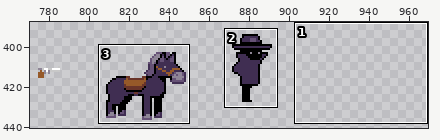
One commit to this pixel-art file: Assets/art/Sprite-0002.aseprite. Above, an overview of the earlier version with the close-up marked.
Close-up. The starting point:
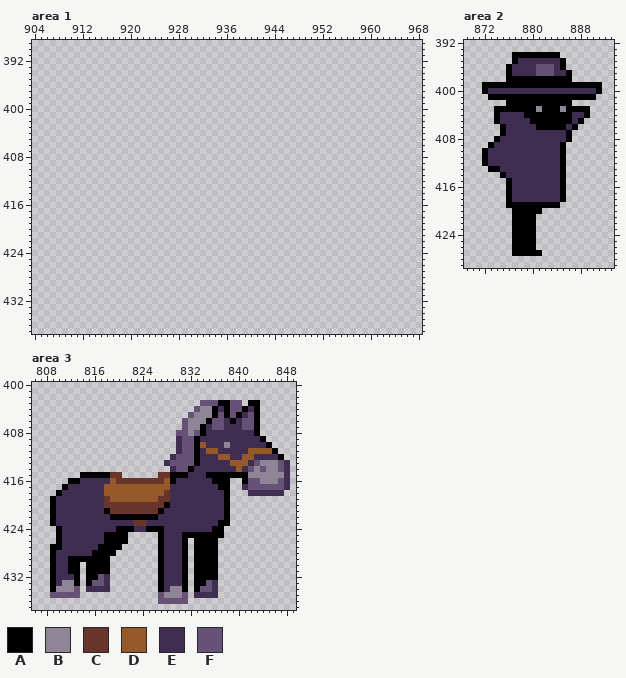
1400x756 pixels, 1 frame. Shown: area 1: x 904..968, y 389..437; area 2: x 869..893, y 392..429; area 3: x 806..849, y 400..437. The wide view leaves out empty margins.
Palette (. is transparent): A #000000  B #8e8596  C #693429  D #965929  E #402e52  F #665276
Now the later version:
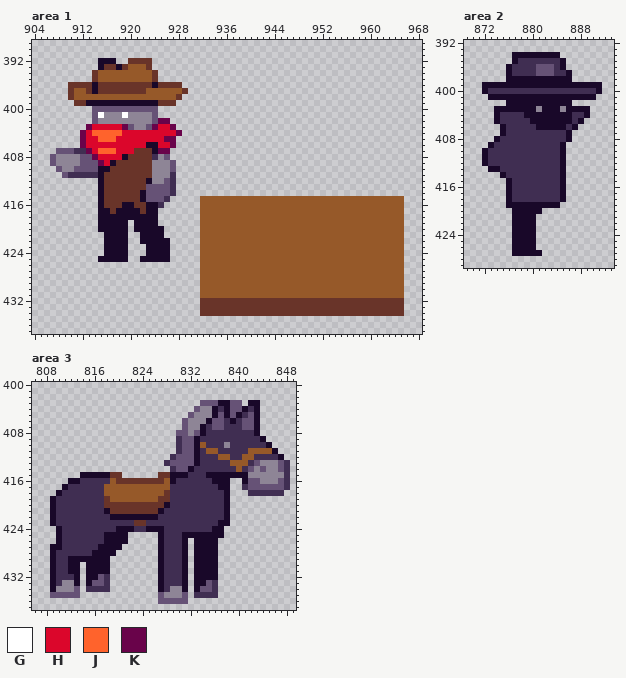
Colours new in this view: G #ffffff  H #db062b  J #ff632c  K #69034a
The exact change:
colour A: #000000 -> #190829
Changed rows in their new state; - is a pixel that keeps its letter.
Area 1:
first column x 907:
392 --------AAA--CCCC------------------------------------------
393 --------ACCACDDDC------------------------------------------
394 -------CDDDDDDDDDC-----------------------------------------
395 -------CDDDDDDDDDC-----------------------------------------
396 ---CCCCACCCCCCCCCACCCC-------------------------------------
397 ---CDDCACCCCCCCCDDDDDDC------------------------------------
398 ---CDDDDDDDDDDDDDDDDDC-------------------------------------
399 ----CCAAAAAAAAAAAACCC--------------------------------------
400 -------FFFFFFFFFFF-----------------------------------------
401 -------FGBBBGBBBBF-----------------------------------------
402 -------FBBBBBBBBBFKK---------------------------------------
403 ------KHHHHHKFBBFKHHK--------------------------------------
404 -----KHJJJJJHHHHHHHHHK-------------------------------------
405 -----KHHJJJHHHHHHHHKK--------------------------------------
406 -----KHHHHHHHHHHAAHHK--------------------------------------
407 -FFFEEKHJJJHHHCCCAKK---------------------------------------
408 FBBBBFFKHHHHACCCCEBF---------------------------------------
409 FBBBBFFFKHACCCCCCBBBF--------------------------------------
410 -FBBFFFFAACCCCCCCBBBF--------------------------------------
411 --FEEEEEACCCCCCCCBBBE--------------------------------------
412 --------ACCCCCCCABBFE--------------------------------------
413 --------ACCCCCCCFFFFE--------------------------------------
414 --------ACCCCCCAFFFFE--------------------------------------
415 --------ACCCCCCAFFFE-----DDDDDDDDDDDDDDDDDDDDDDDDDDDDDDDDDD
416 --------ACCCAACCAAE------DDDDDDDDDDDDDDDDDDDDDDDDDDDDDDDDDD
417 --------AACAAAACAA-------DDDDDDDDDDDDDDDDDDDDDDDDDDDDDDDDDD
418 --------AAAAAAAAAA-------DDDDDDDDDDDDDDDDDDDDDDDDDDDDDDDDDD
419 --------AAAAA-AAAA-------DDDDDDDDDDDDDDDDDDDDDDDDDDDDDDDDDD
420 --------AAAAA-AAAAA------DDDDDDDDDDDDDDDDDDDDDDDDDDDDDDDDDD
421 ---------AAAA--AAAA------DDDDDDDDDDDDDDDDDDDDDDDDDDDDDDDDDD
422 ---------AAAA--AAAAA-----DDDDDDDDDDDDDDDDDDDDDDDDDDDDDDDDDD
423 ---------AAAA---AAAA-----DDDDDDDDDDDDDDDDDDDDDDDDDDDDDDDDDD
424 ---------AAAA---AAAA-----DDDDDDDDDDDDDDDDDDDDDDDDDDDDDDDDDD
425 --------AAAAA--AAAAA-----DDDDDDDDDDDDDDDDDDDDDDDDDDDDDDDDDD
426 -------------------------DDDDDDDDDDDDDDDDDDDDDDDDDDDDDDDDDD
427 -------------------------DDDDDDDDDDDDDDDDDDDDDDDDDDDDDDDDDD
428 -------------------------DDDDDDDDDDDDDDDDDDDDDDDDDDDDDDDDDD
429 -------------------------DDDDDDDDDDDDDDDDDDDDDDDDDDDDDDDDDD
430 -------------------------DDDDDDDDDDDDDDDDDDDDDDDDDDDDDDDDDD
431 -------------------------DDDDDDDDDDDDDDDDDDDDDDDDDDDDDDDDDD
432 -------------------------CCCCCCCCCCCCCCCCCCCCCCCCCCCCCCCCCC
433 -------------------------CCCCCCCCCCCCCCCCCCCCCCCCCCCCCCCCCC
434 -------------------------CCCCCCCCCCCCCCCCCCCCCCCCCCCCCCCCCC
